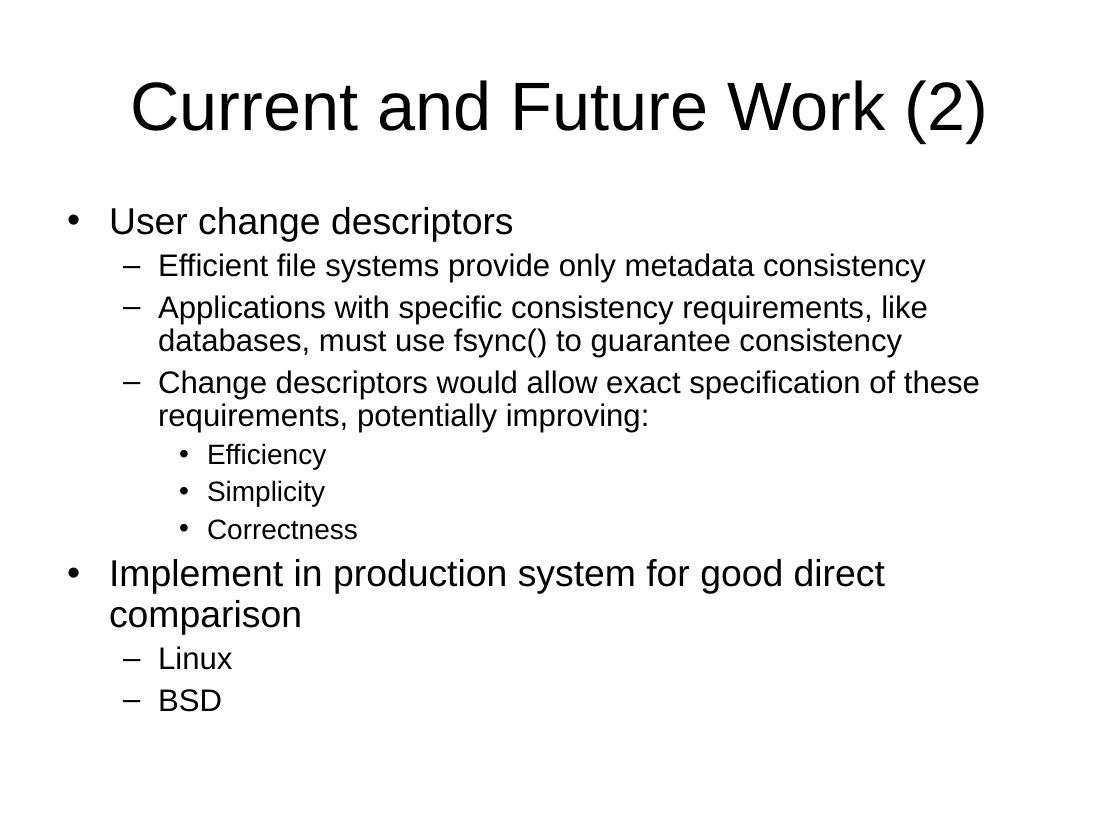
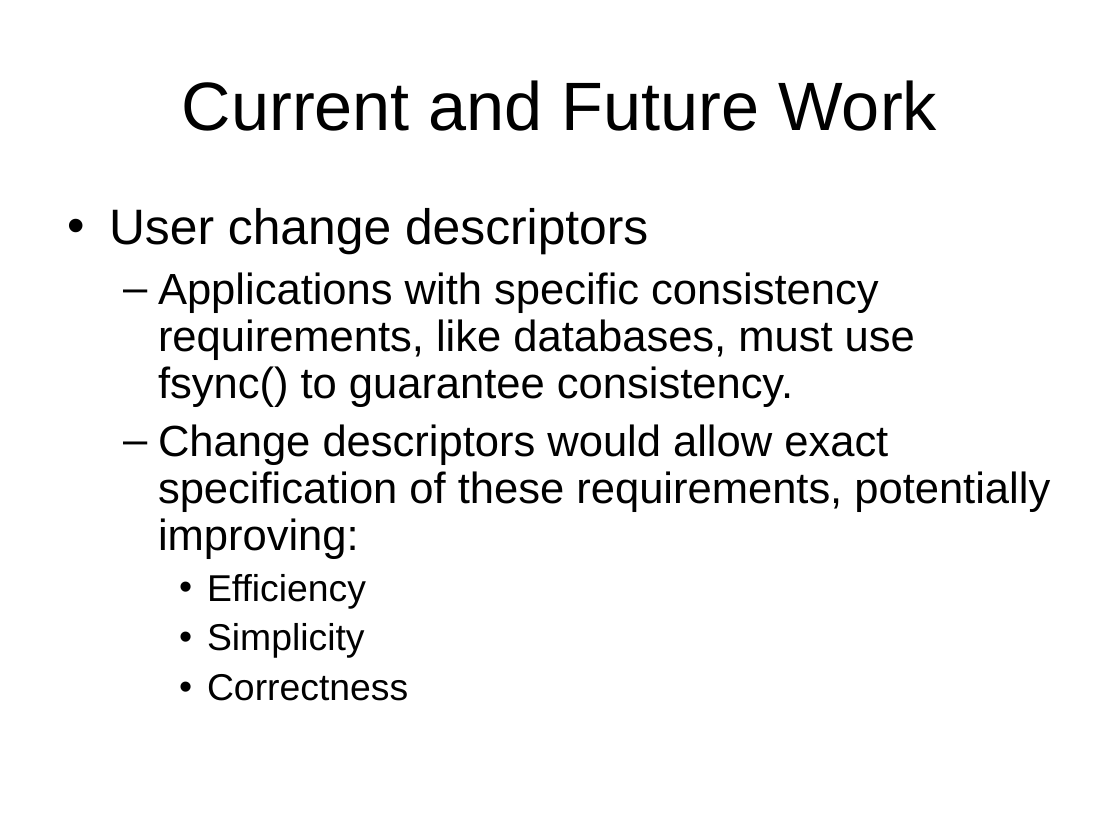
Before and after one commit to ucla-readable/fstitch-doc, a slide deck: slide 9 of sosp_wip/sosp_wip_kudos.ppt (slide 8 before the commit). Drawn at 1120x840 pixels with LibreOffice and Linux fonts; fonts in the diff are those of the drawing; background and template pictures are left out. Boxes give left, top, right and bottom in pixels: in the first picture for what was removed or moved away, otherwise in the second. Text is boxed around its words. In the diff, an @@ line names an element or a change of style, - is before the commit and + after.

```diff
--- a/sosp_wip/sosp_wip_kudos.ppt
+++ b/sosp_wip/sosp_wip_kudos.ppt
@@ title at (182,80,937,131): text changed @@
-Current and Future Work (2)
+Current and Future Work
@@ text at (109,208,1050,701): size 24 to 32 pt in "User change descriptors"; size 20 to 28 pt in "Change descriptors would allow exact specification of ..."; size 18 to 24 pt in "Efficiency", "Simplicity", "Correctness"; more space between paragraphs @@
@@ text at (158,272,915,407): text changed; size 20 to 28 pt @@
-  – Efficient file systems provide only metadata consistency
-  – Applications with specific consistency requirements, like databases, must use fsync() to guarantee consistency
+  – Applications with specific consistency requirements, like databases, must use fsync() to guarantee consistency.
@@ text at (109,559,885,712): paragraphs removed @@
-• Implement in production system for good direct comparison
-  – Linux
-  – BSD
```
Also in this commit, not shown: 2 other slides changed, 6 slides added, 4 slides removed.
